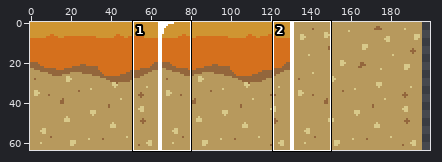
A sprite sheet gets an edit: Wondercraft/Wondercraft/assets/tilesets/dunesTiles/spritesheet.png. The first picture is a wide view before the edit; the outline marks the close-up.
Close-up. Earlier state:
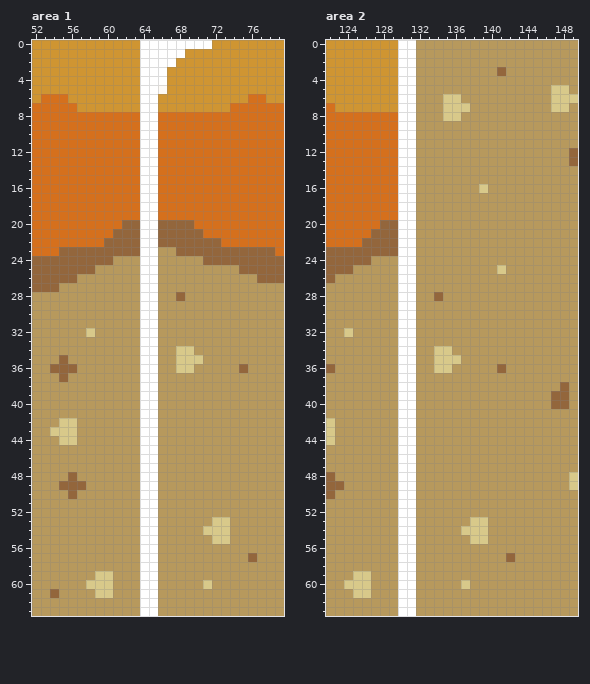
The file is 196x64 pixels. Colours within 5 levels of each other are drawn and written as one. Shown: area 1: x 52..79, y 0..63; area 2: x 122..149, y 0..63. The old version is drawn lined up with the new one, on the new canvas. The wide view leaves out empty margins.
The same view after the edit:
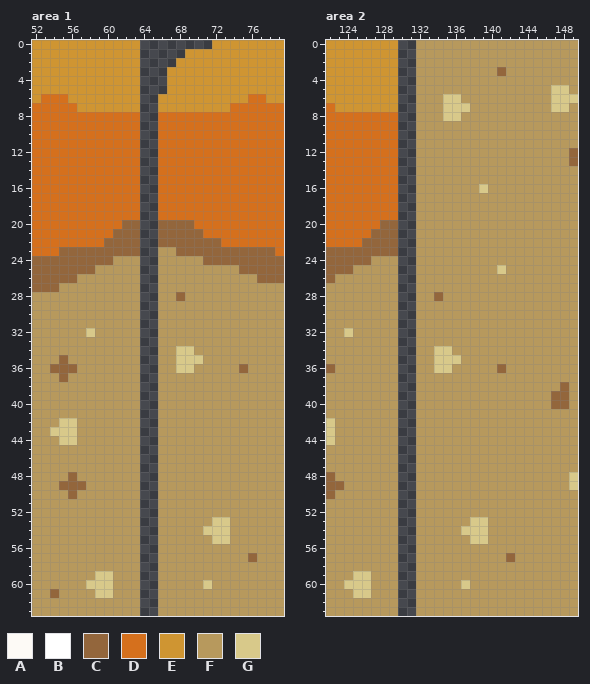
Palette (. is transparent): A #fdfaf6  B #ffffff  C #93663c  D #d5701d  E #cf9532  F #b7995d  G #d8c98a
The edit:
canvas 196x64 -> 262x64
Area 1:
Colour A is removed in row 5 at x 66.
Colour B is removed in row 0 at x 64 to 71; in row 1 at x 64 to 68; in row 2 at x 64 to 67; in rows 3 to 4 at x 64 to 66; in rows 5 to 63 at x 64 to 65.
Area 2:
Colour B is removed in rows 0 to 63 at x 130 to 131.
Where, in picture pixels (left, top, right, bottom), the same in both close-ups:
erased: (140, 40, 212, 616)
erased: (398, 40, 416, 616)
